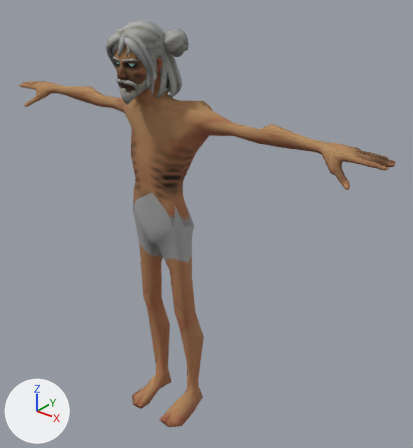
The glTF model client/assets/characters/undead_male.glb as it was, and as the next commit left it.
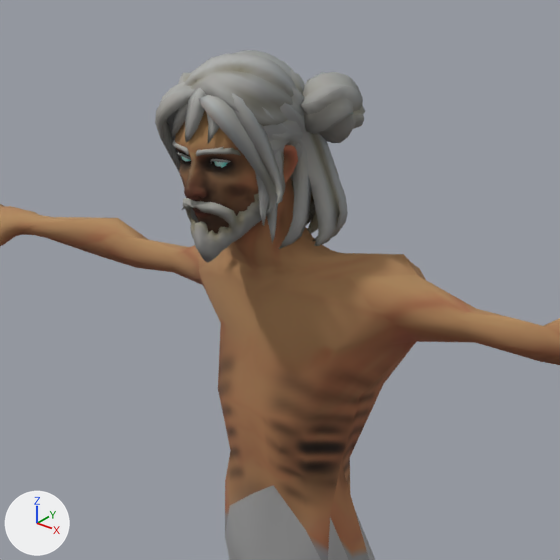
Each version appears first whole from a 50 mm camera at (1.478, -1.539, 1.992) aimed at (0.13, 0.146, 0.947), and next in a close-up on the part from 11% to 64% of the width and 0% to 50% of the height. The axes (+X, +Y, +Z) are drawn at lower left. The lights are the same throughout. The first two pictures are the older version. Vertices at exactly the same position are counted once.

The first close-up shows 'Body', 'Hair_Beard', 'Hair_Buns', 'Hair_Long', 'Hair_SimpleParted' and 2 more.
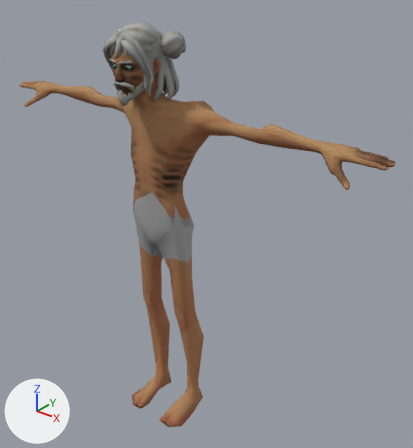
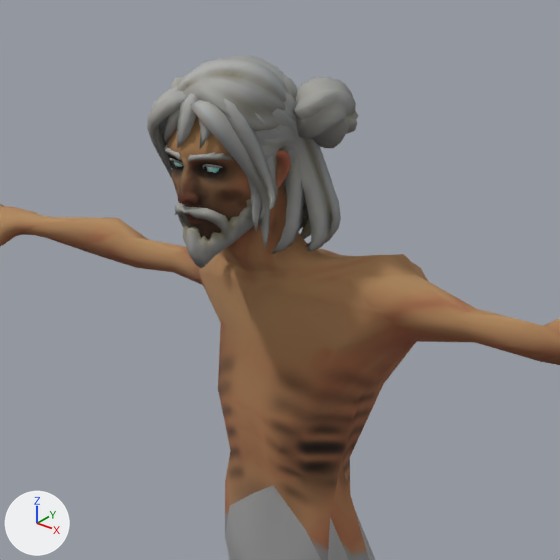
Where the change shows, as pixel boxes [x1, y1, x2, y2] in the close-ups (560 x 560 px; the box of a moved part takes in the faces that stretch with it):
'Body', reshaped: before [0, 111, 560, 560]; after [0, 116, 560, 560]
'Hair_Long', reshaped: before [155, 79, 348, 249]; after [147, 83, 341, 254]
'Hair_Buns', reshaped: before [172, 61, 365, 243]; after [164, 65, 358, 248]
'Hair_SimpleParted', reshaped: before [178, 50, 297, 149]; after [170, 55, 289, 155]
'Hair_Beard', reshaped: before [183, 193, 262, 263]; after [175, 199, 271, 268]
part 1 of me_body, moved or reshaped: before [175, 111, 380, 332]; after [167, 116, 380, 332]
part 2 of me_body, surface changed: before [202, 127, 245, 160]; after [169, 122, 216, 157]
part 4 of me_hair_long, moved or reshaped: before [232, 93, 283, 205]; after [224, 98, 276, 211]
part 5 of me_hair_long, moved or reshaped: before [155, 79, 348, 249]; after [147, 83, 341, 254]
part 6 of me_hair_buns, moved or reshaped: before [172, 104, 188, 137]; after [164, 109, 180, 142]
part 7 of me_hair_buns, moved or reshaped: before [185, 88, 207, 143]; after [177, 93, 198, 148]
part 8 of me_hair_buns, moved or reshaped: before [206, 112, 219, 144]; after [198, 118, 211, 149]
part 9 of me_hair_buns, moved or reshaped: before [301, 72, 365, 143]; after [293, 77, 358, 148]
part 10 of me_hair_buns, moved or reshaped (mostly hidden): before [180, 61, 305, 243]; after [172, 65, 298, 248]

Diff of the bpy script that builds the scene:
```diff
--- a/client/assets/characters/undead_male.glb.py
+++ b/client/assets/characters/undead_male.glb.py
@@ me_body @@
-me_body.from_pydata(...)  # 3457 vertices, 6910 faces; spans x -0.91..0.91, y -0.18..0.18, z 0.0..1.74
+me_body.from_pydata(...)  # 3457 vertices, 6910 faces; spans x -0.91..0.91, y -0.19..0.19, z 0.0..1.73
+# me_body part 1: 382 vertices moved from x -0.12..0.12, y -0.18..0.18, z 1.33..1.71 to x -0.12..0.12, y -0.18..0.19, z 1.34..1.71; 999 vertices removed from x -0.13..0.13, y -0.18..0.03, z 1.44..1.74; 999 vertices added at x -0.13..0.13, y -0.19..0.02, z 1.44..1.73
+# me_body part 2: 27 kept faces spanning x -0.06..0.06, y -0.17..0.0, z 1.51..1.71 get new texture (UV) coordinates
 me_body.materials.append(mat_material_0)
@@ me_hair_simpleparted @@
-me_hair_simpleparted.from_pydata(...)  # 695 vertices, 1301 faces; spans x -0.081..0.086, y -0.153..0.033, z 1.592..1.765
+me_hair_simpleparted.from_pydata(...)  # 695 vertices, 1301 faces; spans x -0.081..0.086, y -0.168..0.018, z 1.587..1.76
+# me_hair_simpleparted part 3: 693 of the vertices in x -0.081..0.086, y -0.153..0.033, z 1.592..1.765 are moved by (0.0, -0.015, -0.005)
+# other edits to the shape of me_hair_simpleparted do not show in these pictures
 me_hair_simpleparted.materials.append(mat_material_0)
@@ me_hair_long @@
-me_hair_long.from_pydata(...)  # 787 vertices, 1452 faces; spans x -0.116..0.116, y -0.171..0.088, z 1.491..1.753
+me_hair_long.from_pydata(...)  # 787 vertices, 1452 faces; spans x -0.116..0.116, y -0.186..0.073, z 1.486..1.748
+# me_hair_long part 4: the loose piece of 50 vertices spanning x -0.031..0.104, y -0.144..-0.085, z 1.577..1.734 is moved by (0.0, -0.015, -0.005)
+# me_hair_long part 5: 737 of 787 vertices moved; they spanned x -0.116..0.116, y -0.171..0.088, z 1.491..1.753 and now span x -0.116..0.116, y -0.186..0.073, z 1.486..1.748; mean shift (0.0, -0.015, -0.005); largest move (-0.073, 0.027, 1.624) -> (-0.073, -0.165, 1.647)
 me_hair_long.materials.append(mat_material_0)
@@ me_hair_buns @@
-me_hair_buns.from_pydata(...)  # 871 vertices, 1642 faces; spans x -0.143..0.143, y -0.167..0.06, z 1.518..1.755
+me_hair_buns.from_pydata(...)  # 871 vertices, 1642 faces; spans x -0.143..0.143, y -0.182..0.045, z 1.513..1.75
+# me_hair_buns part 6: the loose piece of 26 vertices spanning x -0.052..0.008, y -0.16..-0.122, z 1.655..1.729 is moved by (0.0, -0.015, -0.005)
+# me_hair_buns part 7: the loose piece of 27 vertices spanning x -0.008..0.022, y -0.167..-0.119, z 1.654..1.73 is moved by (0.0, -0.015, -0.005)
+# me_hair_buns part 8: the loose piece of 19 vertices spanning x 0.004..0.045, y -0.163..-0.125, z 1.655..1.725 is moved by (0.0, -0.015, -0.005)
+# me_hair_buns part 9: the loose piece of 120 vertices spanning x 0.054..0.143, y -0.033..0.06, z 1.641..1.737 is moved by (0.0, -0.015, -0.005)
+# me_hair_buns part 10: 661 of 871 vertices moved; they spanned x -0.143..0.084, y -0.151..0.06, z 1.518..1.755 and now span x -0.143..0.084, y -0.166..0.045, z 1.513..1.75; mean shift (0.0, -0.015, -0.005); largest move (-0.073, -0.11, 1.562) -> (-0.073, 0.027, 1.694)
+# other edits to the shape of me_hair_buns do not show in these pictures
 me_hair_buns.materials.append(mat_material_0)
@@ me_hair_beard @@
-me_hair_beard.from_pydata(...)  # 596 vertices, 1034 faces; spans x -0.078..0.078, y -0.167..-0.064, z 1.489..1.622
+me_hair_beard.from_pydata(...)  # 596 vertices, 1034 faces; spans x -0.078..0.078, y -0.182..-0.079, z 1.484..1.617
+# me_hair_beard part 11: 596 vertices removed from x -0.078..0.078, y -0.167..-0.064, z 1.489..1.622; 596 vertices added at x -0.078..0.078, y -0.182..-0.079, z 1.484..1.617
 me_hair_beard.materials.append(mat_material_0)
```
